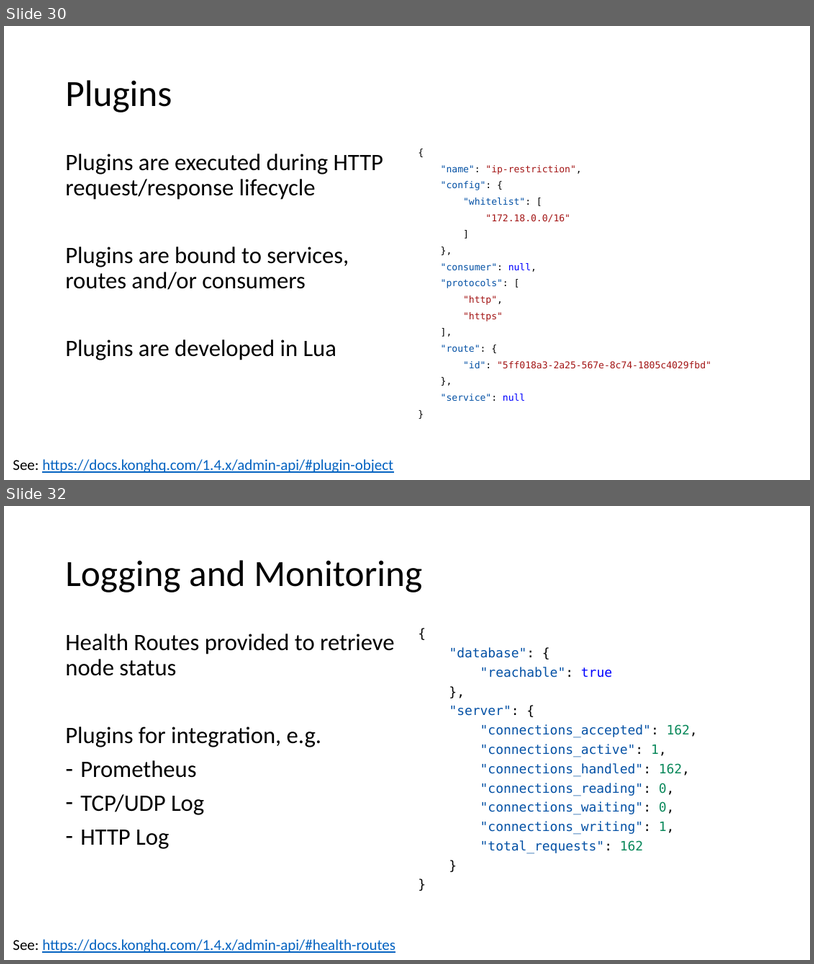
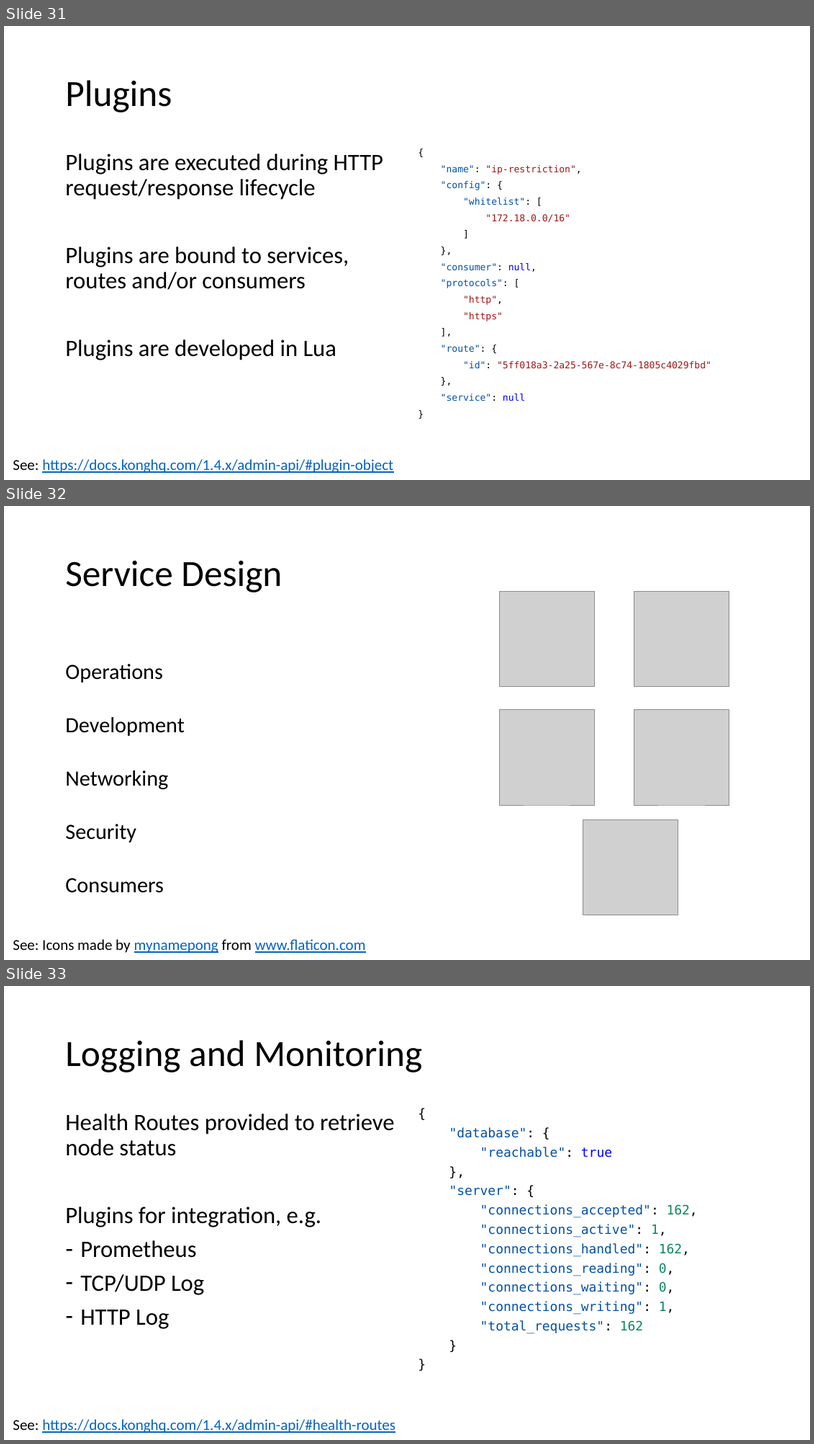
Before and after one commit to danielwagn3r/apimgmt-workshop, a slide deck: API Gateway.pptx. Shown one above the other, each under a label of ours: slides 30 and 32 before the commit, slides 31, 32 and 33 after it; the slides between them are not shown. The pictures are 814x964 and 814x1444 pixels, drawn with LibreOffice and Linux fonts; fonts in the diff are those of the drawing; grey boxes stand for pictures. Boxes give left, top, right and bottom in pixels: in the first picture for what was removed or moved away, otherwise in the second. Text is boxed around its words. In the diff, an @@ line names an element or a change of style, - is before the commit and + after.

Commit message:
Updated service design slide.

```diff
--- a/API Gateway.pptx
+++ b/API Gateway.pptx
@@ slide 32 added at (4,506,810,960), background #FFFFFF @@
@@ title added at (65,560,282,592), 44 pt, text #000000 @@
+Service Design
@@ picture added at (499,591,594,686) @@
@@ picture added at (634,591,729,686) @@
@@ text added at (65,664,185,893), 25.9 pt, text #000000 @@
+Operations
+Development
+Networking
+Security
+Consumers
@@ picture added at (499,710,594,805) @@
@@ picture added at (634,710,729,805) @@
@@ picture added at (583,819,678,914) @@
@@ text added at (13,939,366,952), 18 pt, text #0563C1, underline @@
+See: Icons made by mynamepong from www.flaticon.com
@@ what was slide 30 is now slide 31 @@
@@ what was slide 32 is now slide 33 @@
```
Also in this commit, not shown: 5 slides changed, 1 other slide added, 1 slide removed.
